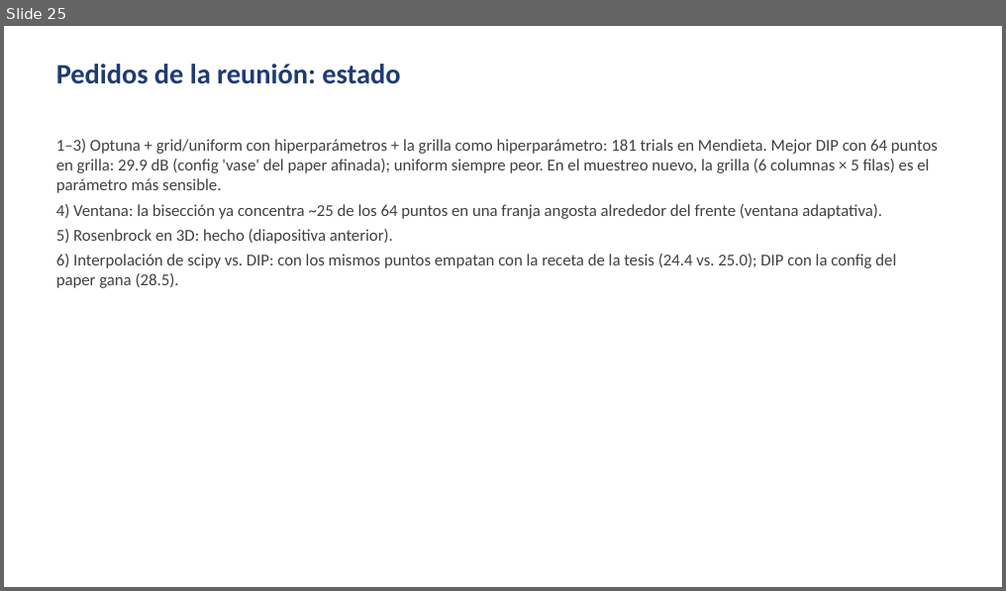
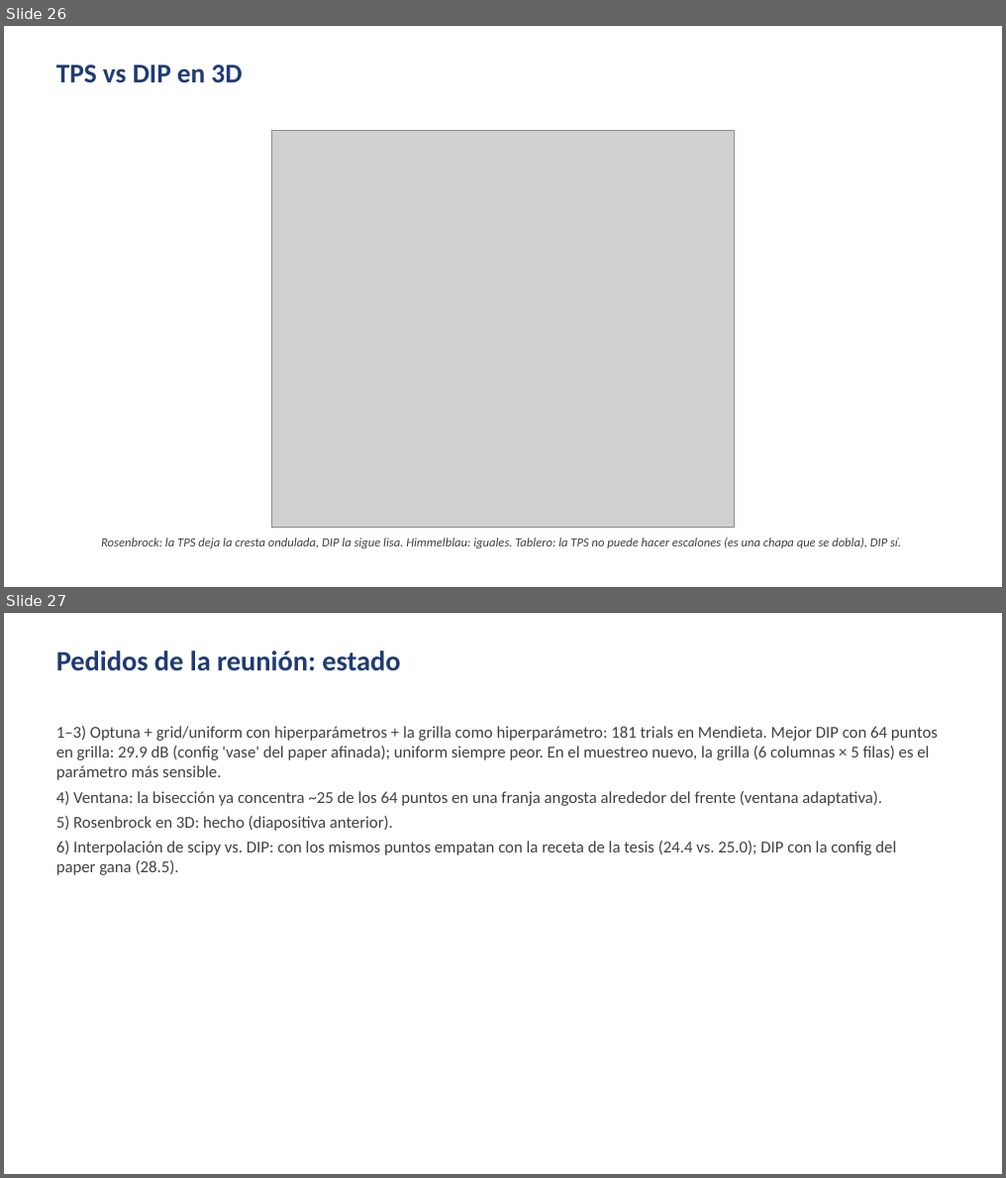
Before and after one commit to santiafonso/Tesis, a slide deck: presentaciones/presentacion4_autoexp/presentacion4_autoexp.pptx. Shown one above the other, each under a label of ours: slide 25 before the commit, slides 26 and 27 after it. The pictures are 1006x591 and 1006x1178 pixels, drawn with LibreOffice and Linux fonts; fonts in the diff are those of the drawing; grey boxes stand for pictures. Boxes give left, top, right and bottom in pixels: in the first picture for what was removed or moved away, otherwise in the second. Text is boxed around its words. In the diff, an @@ line names an element or a change of style, - is before the commit and + after.

```diff
--- a/presentaciones/presentacion4_autoexp/presentacion4_autoexp.pptx
+++ b/presentaciones/presentacion4_autoexp/presentacion4_autoexp.pptx
@@ slide 26 added at <box>4,26,1002,587</box>, background #FFFFFF @@
@@ text added at <box>56,65,242,83</box>, 26 pt, text #1F3B73, bold @@
+TPS vs DIP en 3D
@@ picture added at <box>271,131,734,528</box> @@
@@ text added at <box>101,538,901,549</box>, 12 pt, text #404040, italic @@
+Rosenbrock: la TPS deja la cresta ondulada, DIP la sigue lisa. Himmelblau: iguales. Tablero: la TPS no puede hacer escalones (es una chapa que se dobla), DIP sí.
@@ what was slide 25 is now slide 27 @@
```
Also in this commit, not shown: 1 other slide added, 4 other files.
